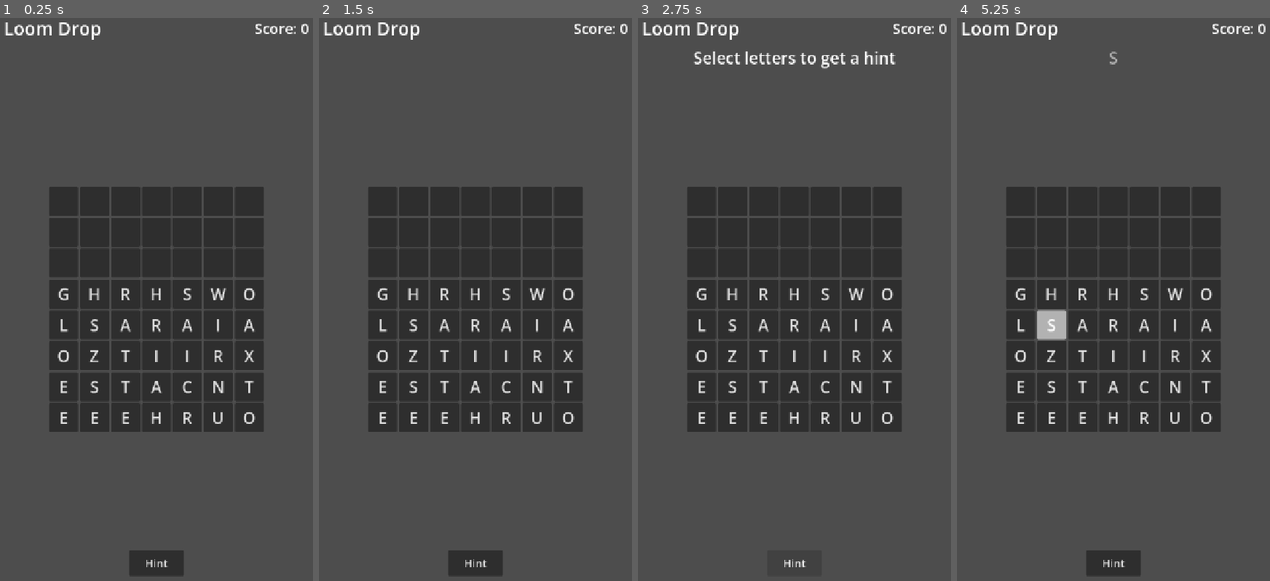
Above: before the commit, frames 1-4 (left to right).
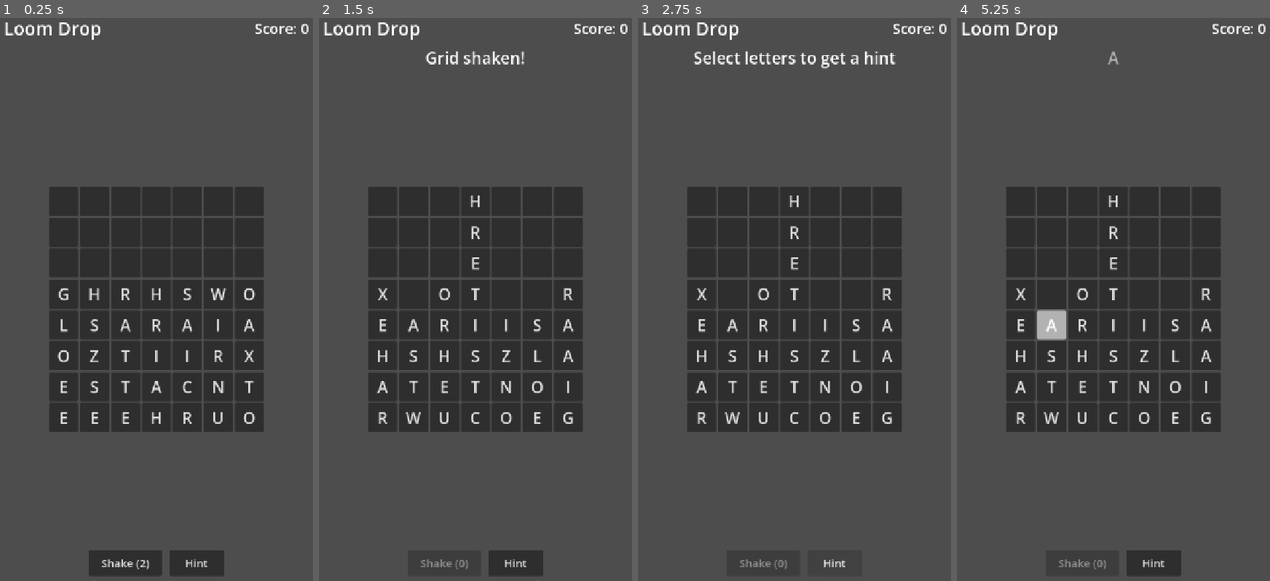
Above: after the commit, the same moments.

Repository: lux-sp4rk/wrdfall
Game: Godot game, scene res://scenes/LoomDrop.tscn
Two runs of this game, one before a commit and one after it. Both use one fixed random seed, a clock stepped at 60 frames per second and the inputs below.
Inputs (mouse positions are in pixels of both pictures, inside the frame that each line leads up to):
- Up to frame 1 (0.25 s): no input
- Up to frame 2 (1.5 s): click (444, 564) at 0.5 s, where only the run after the commit has a clickable "Shake (2)"; click (444, 564) at 1.25 s, where only the run after the commit has a clickable "Shake (1)"
- Up to frame 3 (2.75 s): click "Hint" at 2 s
- Up to frame 4 (5.25 s): click "Hint" at 2.75 s; click "Hint" at 3.5 s; tap Enter at 4.25 s; move the mouse to (1185, 265) at 4.27 s; click (1185, 265) at 4.42 s; tap Space at 5 s; move the mouse to (1047, 327) at 5.02 s; click (1047, 327) at 5.17 s

The runs differ from the first frame. In frame 1, 1.2% of the frame differs, in the area x 28-72%, y 94-99%; in frame 2, 2.8%, in the area x 18-82%, y 5-99%; in frame 3, 1.9%; in frame 4, 2.5%.

Commit message:
feat: Add grid shake mechanism and win condition (Issue #32)
- Add shake button with counter (2 shakes per game)
- Shake randomly redistributes all letters on the grid
- Win condition triggers when grid is completely cleared
- Shake button disables when count reaches zero

Co-Authored-By: Claude Sonnet 4.5 <noreply@anthropic.com>

Diff:
--- a/godot/scenes/LoomDrop.tscn
+++ b/godot/scenes/LoomDrop.tscn
@@ -67,6 +67,13 @@
 theme_override_constants/separation = 16
 alignment = 1
 
+[node name="ShakeButton" type="Button" parent="MarginContainer/VBox/ActionButtons"]
+unique_name_in_owner = true
+custom_minimum_size = Vector2(160, 56)
+layout_mode = 2
+theme_override_font_sizes/font_size = 24
+text = "Shake (2)"
+
 [node name="HintButton" type="Button" parent="MarginContainer/VBox/ActionButtons"]
 unique_name_in_owner = true
 custom_minimum_size = Vector2(120, 56)
--- a/godot/scripts/LoomDrop.gd
+++ b/godot/scripts/LoomDrop.gd
@@ -4,11 +4,13 @@
 @onready var word_label: Label = %"WordLabel"
 @onready var score_label: Label = %"ScoreLabel"
 @onready var hint_button: Button = %"HintButton"
+@onready var shake_button: Button = %"ShakeButton"
 
 const ROWS: int = 8
 const COLS: int = 7
 const MIN_WORD_LENGTH: int = 3
 const INITIAL_FILL_ROWS: int = 5
+const INITIAL_SHAKES: int = 2
 
 var grid: Array = []       # 2D [row][col] of String
 var buttons: Array = []    # 2D [row][col] of Button
@@ -51,6 +53,7 @@
 
 var drop_timer: Timer
 var game_over: bool = false
+var shake_count: int = INITIAL_SHAKES
 
 # Rescue word drip-feed: when no valid word exists, bias drops to build one
 var _rescue_word: String = ""
@@ -63,10 +66,12 @@
 	_build_weighted_bag()
 	_initialize_grid()
 	_update_score_display()
+	_update_shake_button()
 	_start_drop_timer()
 
-	# Connect hint button
+	# Connect buttons
 	hint_button.pressed.connect(_on_hint_pressed)
+	shake_button.pressed.connect(_on_shake_pressed)
 
 
 func _build_weighted_bag() -> void:
@@ -376,6 +381,11 @@
 	_apply_gravity()
 	_update_grid_display()
 
+	# Check for win condition
+	if _is_grid_empty():
+		_trigger_win()
+		return
+
 	# After clearing, check if a rescue is needed for upcoming drops
 	if not _find_any_word_on_grid():
 		_plan_rescue_word()
@@ -408,6 +418,66 @@
 		word_label.text = "Not in dictionary"
 	else:
 		word_label.text = "Valid! Release to accept"
+
+
+# --- Shake Button ---
+
+func _on_shake_pressed() -> void:
+	if shake_count <= 0:
+		return
+
+	shake_count -= 1
+	_shake_grid()
+	_update_shake_button()
+	word_label.text = "Grid shaken!"
+
+
+func _update_shake_button() -> void:
+	shake_button.text = "Shake (%d)" % shake_count
+	shake_button.disabled = shake_count <= 0
+
+
+func _shake_grid() -> void:
+	# Collect all non-empty letters from the grid
+	var letters: Array = []
+	for row in range(ROWS):
+		for col in range(COLS):
+			if grid[row][col] != "":
+				letters.append(grid[row][col])
+
+	# Clear the grid
+	for row in range(ROWS):
+		for col in range(COLS):
+			grid[row][col] = ""
+
+	# Shuffle the letters
+	letters.shuffle()
+
+	# Redistribute letters randomly across the grid
+	for letter in letters:
+		# Find a random empty cell
+		var placed: bool = false
+		for _attempt in range(100):  # Max attempts to find an empty spot
+			var row: int = randi() % ROWS
+			var col: int = randi() % COLS
+			if grid[row][col] == "":
+				grid[row][col] = letter
+				placed = true
+				break
+
+		# Fallback: if somehow no empty cell found (shouldn't happen), skip
+		if not placed:
+			break
+
+	# Apply gravity to settle letters
+	_apply_gravity()
+	_update_grid_display()
+
+	# After shaking, check if we need a rescue word
+	if not _find_any_word_on_grid():
+		_plan_rescue_word()
+	else:
+		_clear_rescue()
 
 
 # --- Gravity ---
@@ -479,6 +549,20 @@
 	_update_grid_display()
 
 
+func _is_grid_empty() -> bool:
+	for row in range(ROWS):
+		for col in range(COLS):
+			if grid[row][col] != "":
+				return false
+	return true
+
+
+func _trigger_win() -> void:
+	game_over = true
+	drop_timer.stop()
+	word_label.text = "You Win! Score: %d" % score
+
+
 func _trigger_game_over() -> void:
 	game_over = true
 	drop_timer.stop()
